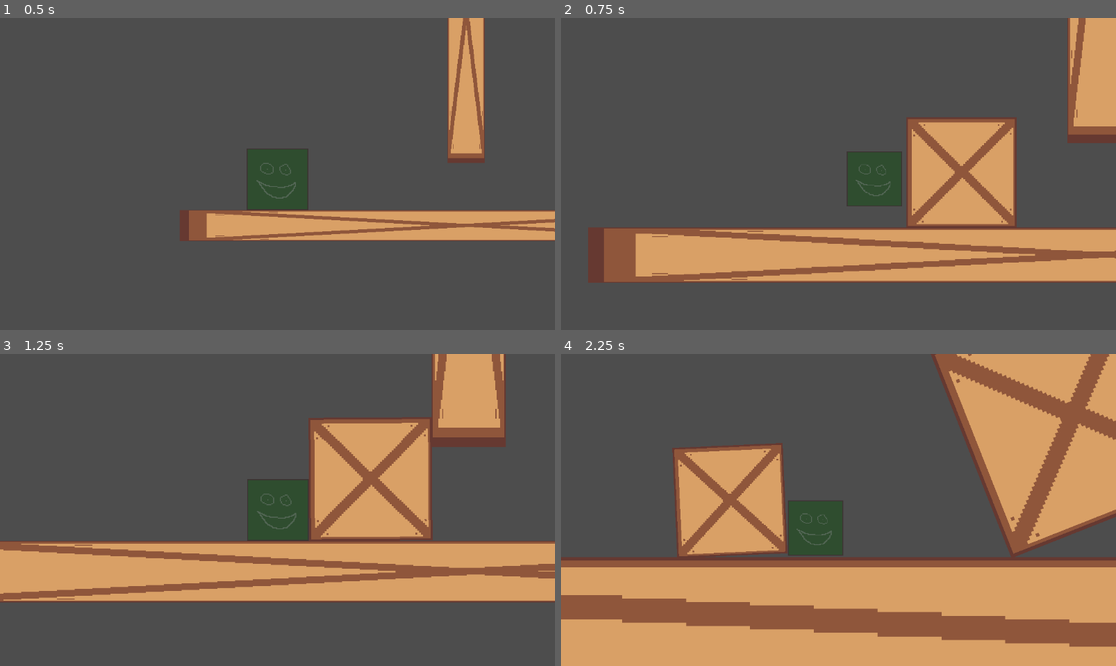
Above: before the commit, frames 1-4 (two rows, left to right).
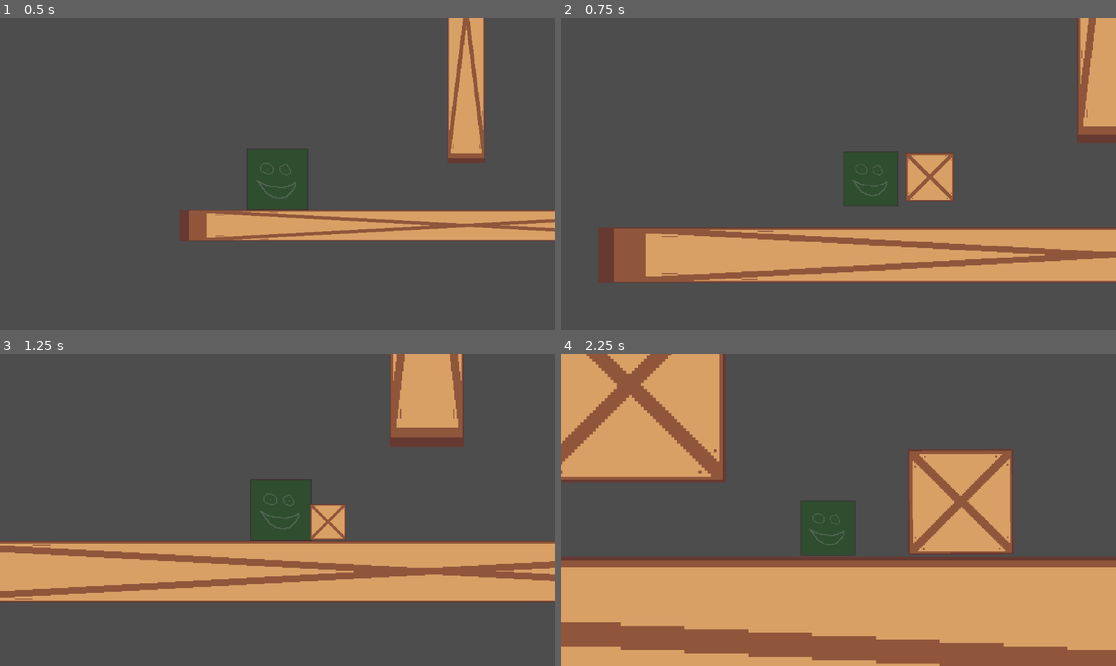
Above: after the commit, the same moments.

Repository: jkuball/splittle-bocks
Game: Godot game, scene res://scenes/playground.tscn
The game is run twice, just before and just after one commit, with the same random seed, the same clock (stepped at 60 frames per second) and the same inputs.
Inputs:
- Up to frame 1 (0.5 s): no input
- Up to frame 2 (0.75 s): hold D (player_right) from 0.53 s (still down); tap Space (player_splittle) at 0.6 s
- Up to frame 3 (1.25 s): keep holding D (player_right)
- Up to frame 4 (2.25 s): tap Space (player_splittle) at 1.35, 2.1 s; release D (player_right) at 2.03 s; hold A (player_left) from 2.03 s (still down)

Frame 1 is identical in both runs. In frame 2, 9.4% of the frame differs, in the area x 4-100%, y 0-85%; in frame 3, 16%; in frame 4, 54%, in the area x 0-100%, y 0-100%.

Commit message:
adds permanent shrinking to bockses

Diff:
--- a/scenes/bocks.tscn
+++ b/scenes/bocks.tscn
@@ -1,15 +1,19 @@
-[gd_scene load_steps=3 format=3 uid="uid://dkum4ouevjlwg"]
+[gd_scene load_steps=4 format=3 uid="uid://dkum4ouevjlwg"]
 
+[ext_resource type="Script" path="res://scripts/bocks.gd" id="1_7oxrv"]
 [ext_resource type="Texture2D" uid="uid://b7eklow4kuoga" path="res://assets/bocks.png" id="1_aun37"]
 
 [sub_resource type="RectangleShape2D" id="RectangleShape2D_5db8f"]
 size = Vector2(64, 64)
 
-[node name="Bocks" type="RigidBody2D"]
+[node name="Bocks" type="Node2D"]
+script = ExtResource("1_7oxrv")
 
-[node name="CollisionShape2D" type="CollisionShape2D" parent="."]
+[node name="RigidBody" type="RigidBody2D" parent="."]
+
+[node name="Collider" type="CollisionShape2D" parent="RigidBody"]
 scale = Vector2(2, 2)
 shape = SubResource("RectangleShape2D_5db8f")
 
-[node name="Bocks" type="Sprite2D" parent="CollisionShape2D"]
+[node name="Bocks Sprite" type="Sprite2D" parent="RigidBody/Collider"]
 texture = ExtResource("1_aun37")
--- /dev/null
+++ b/scripts/bocks.gd
@@ -0,0 +1,22 @@
+extends Node2D
+
+@onready var collider: CollisionShape2D = $"RigidBody/Collider"
+
+@export var shrink_speed = 100
+
+const target_scale = Vector2(0.125, 0.125)
+const leeway = 0.2
+
+signal scaling(scale: Vector2)
+signal die(scale: Vector2)
+
+func _process(delta):
+	# continuously shrink (and also shrink the collider so the physics engine doesnt overwrite it)
+	scale = scale.lerp(target_scale, delta)
+	collider.scale = scale
+	die.emit(scale)
+
+	# when I am reaching a specific small point, remove myself from the node tree
+	if scale <= (target_scale + Vector2(leeway, leeway)):
+		die.emit(scale)
+		queue_free()
